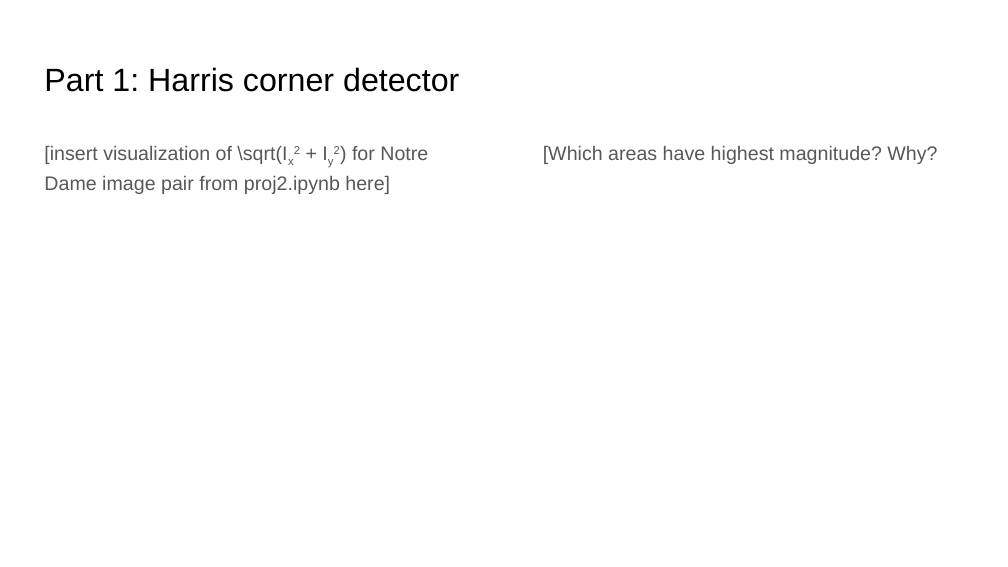
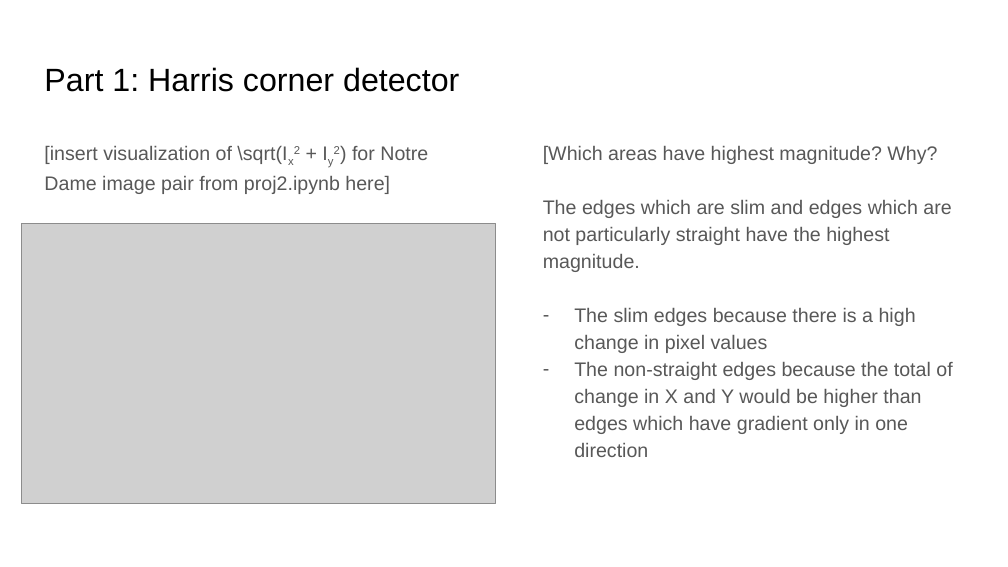
Before and after one commit to m-a-c-e/Computer-Vision, a slide deck: slide 2 of project-2/docs/proj2_report.pptx. Drawn at 1008x567 pixels with LibreOffice and Linux fonts; fonts in the diff are those of the drawing; grey boxes stand for pictures. Boxes give left, top, right and bottom in pixels: in the first picture for what was removed or moved away, otherwise in the second. Text is boxed around its words. In the diff, an @@ line names an element or a change of style, - is before the commit and + after.

```diff
--- a/project-2/docs/proj2_report.pptx
+++ b/project-2/docs/proj2_report.pptx
@@ text at [543,200,952,457]: paragraphs added @@
+The edges which are slim and edges which are not particularly straight have the highest magnitude.
+– The slim edges because there is a high change in pixel values
+– The non-straight edges because the total of change in X and Y would be higher than edges which have gradient only in one direction
@@ picture added at [21,223,496,503] @@
```
Also in this commit, not shown: 18 other slides changed, 32 other files.
